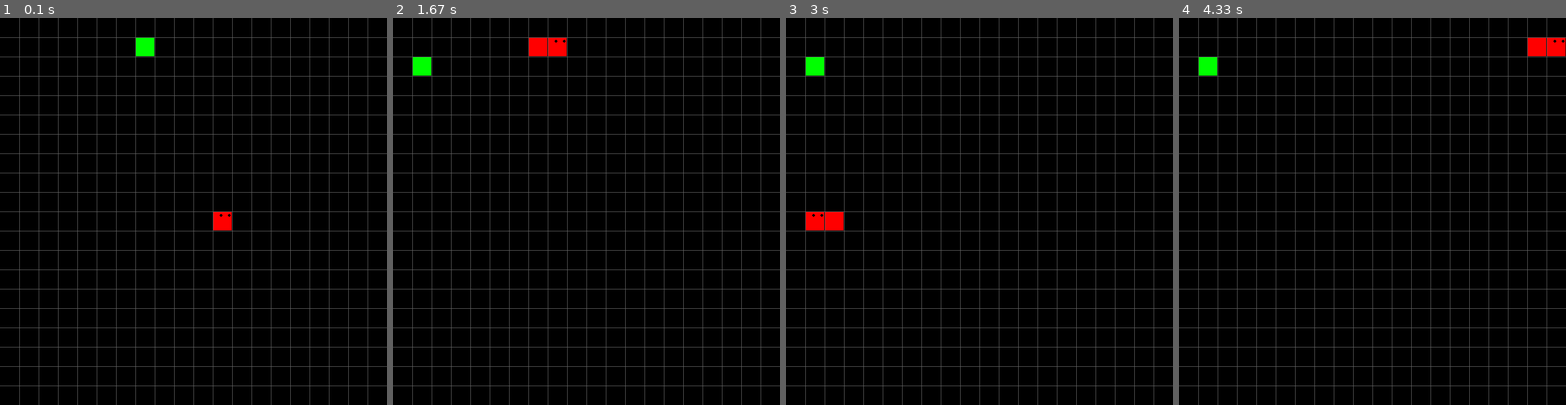
Above: before the commit, frames 1-4 (left to right).
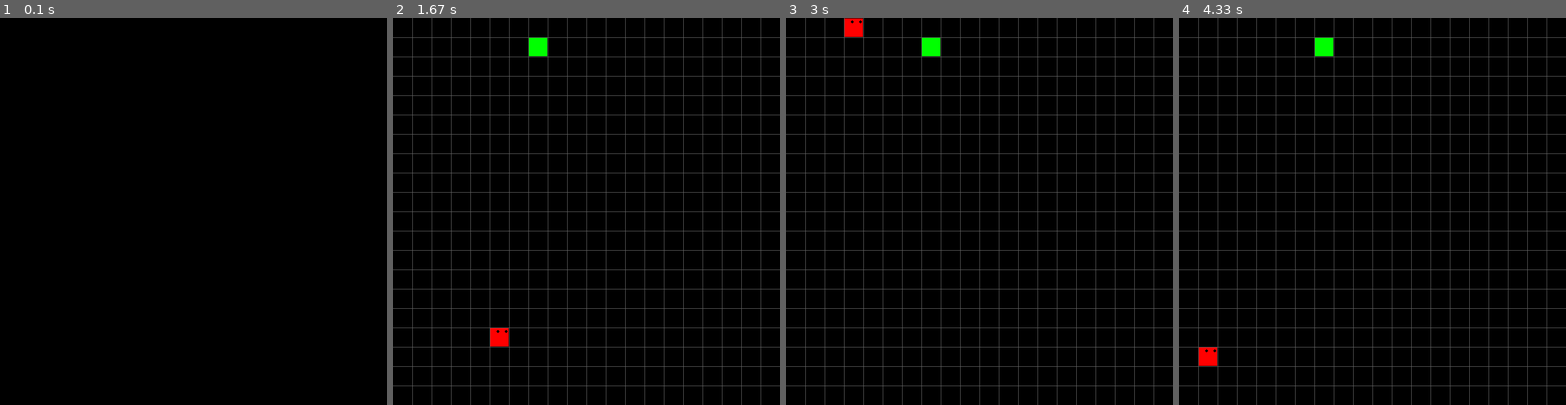
Above: after the commit, the same moments.

Repository: AjaySand/snake_pygame
Game: pygame game, started from snake.py
The game is run twice, just before and just after one commit, with the same random seed, the same clock (stepped at 60 frames per second) and the same inputs.
Inputs:
- Up to frame 1 (0.1 s): no input
- Up to frame 2 (1.67 s): hold Right 0.33-0.8 s; hold Up 0.83-1.3 s; hold Right from 1.33 s (still down)
- Up to frame 3 (3 s): release Right at 1.8 s; hold Left 1.83-2.37 s; hold Down 2.4-2.9 s; hold Left from 2.93 s (still down)
- Up to frame 4 (4.33 s): release Left at 3.43 s; hold Up 3.47-3.97 s; hold Right from 4 s (still down)

The runs differ from the first frame. In frame 1, 5.1% of the frame differs, in the area x 0-100%, y 0-100%; in frame 2, 0.9%; in frame 3, 1.1%; in frame 4, 1.1%.

Commit message:
Updated to fix 'index out of bound' error

Diff:
--- /dev/null
+++ b/agent.py
@@ -0,0 +1,142 @@
+# agent.py
+
+import numpy as np
+import random
+import torch
+from collections import deque
+from snake import Game
+import time
+
+ACTIONS = {"L": (-1, 0), "R": (1, 0), "D": (0, -1), "U": (0, 1)}
+ACTIONS_LIST = ["L", "R", "D", "U"]
+
+MAX_MEMORY = 100_000
+BATCH_SIZE = 10
+LR = 0.0001
+RANDOMNESS = 0.1
+
+
+class Agent(object):
+    def __init__(self):
+        self.n_games = 0
+        self.epsilon = 0
+        self.gamma = 0
+        self.memory = deque(maxlen=MAX_MEMORY)
+
+        # model: model, trainer
+
+    def train(self):
+        state = self.state_history[-1][0]
+
+    def random_action(self, game):
+        # make a copy of all the actions
+        actions = ACTIONS_LIST.copy()
+
+        dir_l = game.snake.head.pos == ACTIONS.get('L')
+        dir_r = game.snake.head.pos == ACTIONS.get('R')
+        dir_u = game.snake.head.pos == ACTIONS.get('U')
+        dir_d = game.snake.head.pos == ACTIONS.get('D')
+
+        # discard the direction opposite that the snake is currently moving
+        if dir_l:
+            actions.remove('R')
+        elif dir_r:
+            actions.remove('L')
+        elif dir_u:
+            actions.remove('D')
+        elif dir_d:
+            actions.remove('U')
+
+        return ACTIONS[random.choice(actions)]
+
+    def get_state(self, game):
+        direction = [game.snake.dir_x, game.snake.dir_y]
+
+        # extract gird
+        grid = np.zeros((20, 20))
+        for part in game.snake.body:
+            # Ensure that the snake's position is within bounds before updating grid
+            if 0 <= part.pos[0] < 20 and 0 <= part.pos[1] < 20:
+                grid[part.pos[0], part.pos[1]] = -1
+
+        # extract food
+        grid[game.snack.pos] = 1
+
+        # grid = grid.flatten()
+
+        return np.append(direction, grid)
+
+    def remember(self, state, action, reward, next_state, done):
+        self.memory.append((state, action, reward, next_state, done))
+
+    def train_long_memory(self):
+        if len(self.memory) > BATCH_SIZE:
+            mini_sample = random.sample(self.memory, BATCH_SIZE)
+        else:
+            mini_sample = self.memory
+
+        states, actions, rewards, next_states, dones = zip(*mini_sample)
+
+        self.trainer.train_step(states, actions, rewards, next_states, dones)
+
+    def train_short_memory(self, state, action, reward, next_state, done):
+        # self.trainer.train_step(state, action, reward, next_state, done)
+        pass
+
+    def get_action(self, state, game):
+        self.epsilon = 100 - self.n_games
+        next_action = self.random_action(game)
+
+        if random.random() > self.epsilon:
+            state0 = torch.tensor(state, dtype=torch.float)
+            prediction = self.model(state0)
+            next_action = ACTIONS_LIST[torch.argmax(prediction).item()]
+
+        return next_action
+
+
+
+def train():
+    plot_scores = []
+    plot_mean_scores = []
+    total_score = 0
+    record = 0
+
+    agent = Agent()
+    game = Game()
+
+    while True:
+        current_state = agent.get_state(game)
+
+        # predict next move
+        action = agent.get_action(current_state, game)
+
+
+        # perform move and get new state
+        reward, done, score = game.step(action)
+        # print('action: ', action, 'pos', game.snake.head.pos)
+
+        try:
+            new_state = agent.get_state(game)
+        except IndexError:
+            print("IndexError")
+
+        # train short memory
+        # agent.train_short_memory(current_state, action, reward, new_state, done)
+
+        # remember
+        agent.remember(current_state, action, reward, new_state, done)
+
+        if done:
+            agent.n_games += 1
+            # agent.train_long_memory()
+
+            if score > record:
+                record = score
+                # agent.model.save()
+
+            print("Game", agent.n_games, "Score", score, "Record", record)
+
+
+if __name__ == "__main__":
+    train()
--- a/snake.py
+++ b/snake.py
@@ -1,3 +1,5 @@
+# snake.py
+
 import math
 import random
 import pygame
@@ -102,16 +104,17 @@
                 if i == len(self.body) - 1:
                     self.turns.pop(p)
             else:
-                if c.dir_x == -1 and c.pos[0] <= 0:
-                    c.pos = (c.rows - 1, c.pos[1])
-                elif c.dir_x == 1 and c.pos[0] >= c.rows - 1:
-                    c.pos = (0, c.pos[1])
-                elif c.dir_y == 1 and c.pos[1] >= c.rows - 1:
-                    c.pos = (c.pos[0], 0)
-                elif c.dir_y == -1 and c.pos[1] <= 0:
-                    c.pos = (c.pos[0], c.rows - 1)
-                else:
-                    c.move(c.dir_x, c.dir_y)
+                c.move(c.dir_x, c.dir_y)
+
+            if c.dir_x == -1 and c.pos[0] <= 0:
+                c.pos = (c.rows - 1, c.pos[1])
+            elif c.dir_x == 1 and c.pos[0] >= (c.rows - 1):
+                c.pos = (0, c.pos[1])
+            elif c.dir_y == 1 and c.pos[1] >= (c.rows - 1):
+                c.pos = (c.pos[0], 0)
+            elif c.dir_y == -1 and c.pos[1] <= 0:
+                c.pos = (c.pos[0], c.rows - 1)
+
 
         return True
 
@@ -146,12 +149,17 @@
 
 class Game:
     def __init__(self):
-        super().__init__()
-        pass
+        self.screen = pygame.display.set_mode((SCREEN_WIDTH, SCREEN_HEIGHT))
+        pygame.display.set_caption("Snake Game")
+        self.clock = pygame.time.Clock()
+        self.clock.tick(120)
+
+        self.snake = Snake((255, 0, 0), (18, 19))
+        self.snack = Cube(self.random_snack(ROWS, self.snake), color=(0, 255, 0))
 
     def step(self, action=None):
-        pygame.time.delay(60)
-        print(self.clock.get_fps())
+        reward = 0
+        is_done = 0
 
         # Update game logic here
         self.running = self.snake.move(action)
@@ -159,6 +167,8 @@
         if self.snake.body[0].pos == self.snack.pos:
             self.snake.add_cube()
             self.snack = Cube(self.random_snack(ROWS, self.snake), color=(0, 255, 0))
+
+            reward = 10
 
         # checking for collision with itself
         for x in range(len(self.snake.body)):
@@ -166,33 +176,32 @@
                 map(lambda z: z.pos, self.snake.body[x + 1 :])
             ):
                 print("Score: ", len(self.snake.body))
-                self.snake.reset((10, 10))
+                self.reset()
+
+                reward = -10
+                is_done = 1
+
                 break
 
         # Draw game elements here
         self.redraw_window(self.screen)
 
         # Update the display
-        pygame.display.flip()
+        # pygame.display.flip() # added it to redraw_window
+
+        # Return reward, done, score
+        return reward, is_done, len(self.snake.body) * 10
+
 
     def setup(self, external_controls=False):
-        self.screen = pygame.display.set_mode((SCREEN_WIDTH, SCREEN_HEIGHT))
-        pygame.display.set_caption("Snake Game")
-        self.clock = pygame.time.Clock()
-        self.clock.tick(120)
-
-        self.snake = Snake((255, 0, 0), (10, 10))
-
-        self.snack = Cube(self.random_snack(ROWS, self.snake), color=(0, 255, 0))
-
         if not external_controls:
             for event in pygame.event.get():
                 if event.type == pygame.QUIT:
                     self.running = False
 
             self.running = True
-
             while self.running:
+                pygame.time.delay(180)
                 self.step()
 
     def draw_grid(self, rows, width, surface):
@@ -215,6 +224,7 @@
         self.snake.draw(surface)
         self.snack.draw(surface)
         self.draw_grid(ROWS, SCREEN_WIDTH, surface)
+        pygame.display.flip()
 
     def random_snack(self, rows, snake):
         positions = self.snake.body
@@ -230,23 +240,11 @@
 
         return (x, y)
 
-    def random_action(self):
-        dir = random.randrange(4)
-
-        if dir == 0:
-            return (1, 0)
-        elif dir == 1:
-            return (-1, 0)
-        elif dir == 2:
-            return (0, 1)
-        elif dir == 3:
-            return (0, -1)
+    def reset(self):
+        self.snake.reset((10, 10))
 
     def give_reward(self):
-        max_score = ROWS * ROWS
-        current_score = len(self.snake.body)
-
-        return current_score / max_score
+        return self.snake.body
 
     def get_state_and_reward(self):
         return self.snake.body, self.give_reward()
